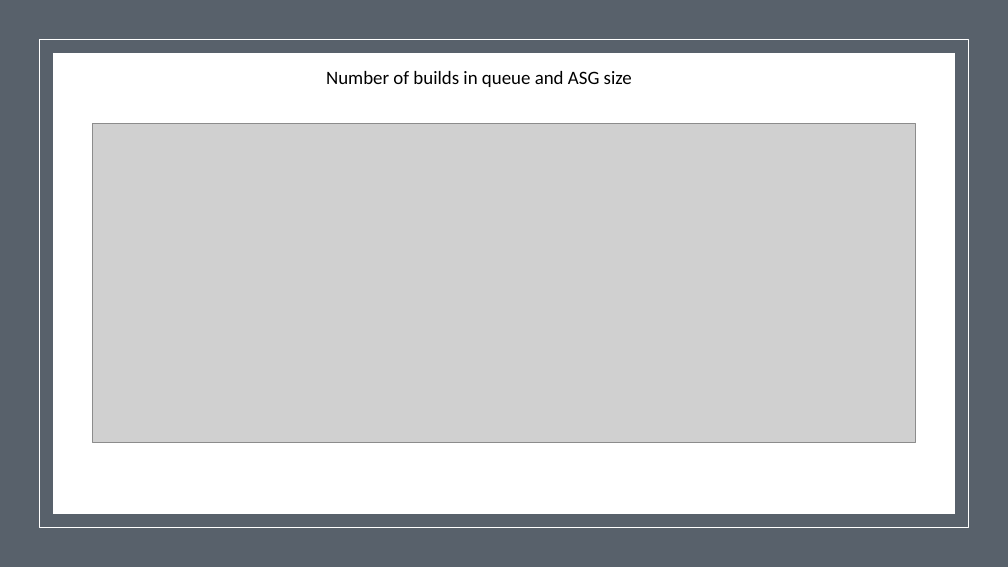
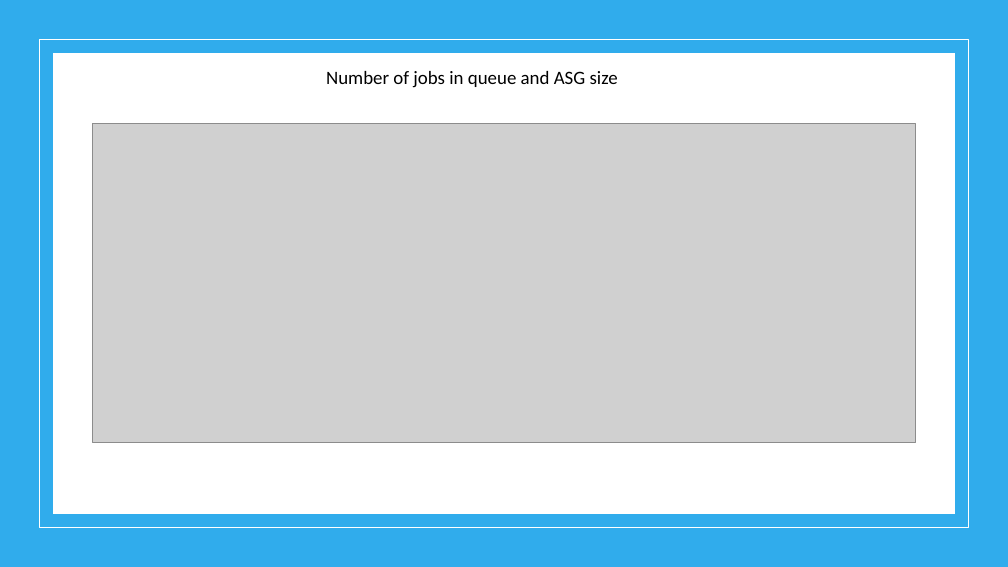
Before and after one commit to ManInWeb3/elastic-build-infrastructure, a slide deck: slide 12 of Elastic_build_system.odp. Drawn at 1008x567 pixels with LibreOffice and Linux fonts; fonts in the diff are those of the drawing; grey boxes stand for pictures; background and template pictures are left out. Boxes give left, top, right and bottom in pixels: in the first picture for what was removed or moved away, otherwise in the second. Text is boxed around its words. In the diff, an @@ line names an element or a change of style, - is before the commit and + after.

Commit message:
Update presentation

```diff
--- a/Elastic_build_system.odp
+++ b/Elastic_build_system.odp
@@ freeform shape at <box>0,0,1008,567</box>: fill #58616B to #30ACEC @@
@@ text at <box>326,71,618,88</box>: text changed @@
-Number of builds in queue and ASG size
+Number of jobs in queue and ASG size
```
Also in this commit, not shown: 5 slides added.
